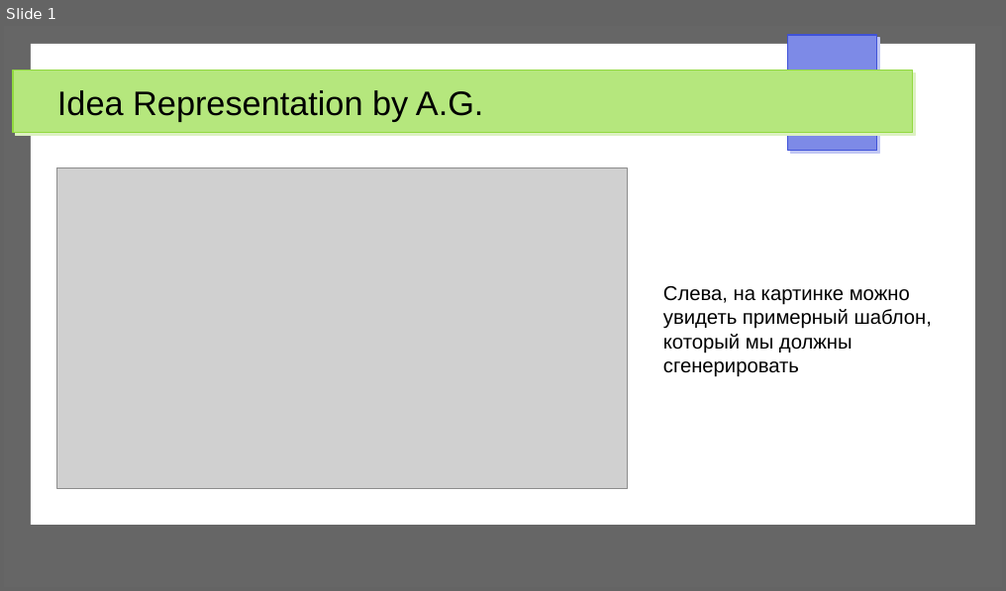
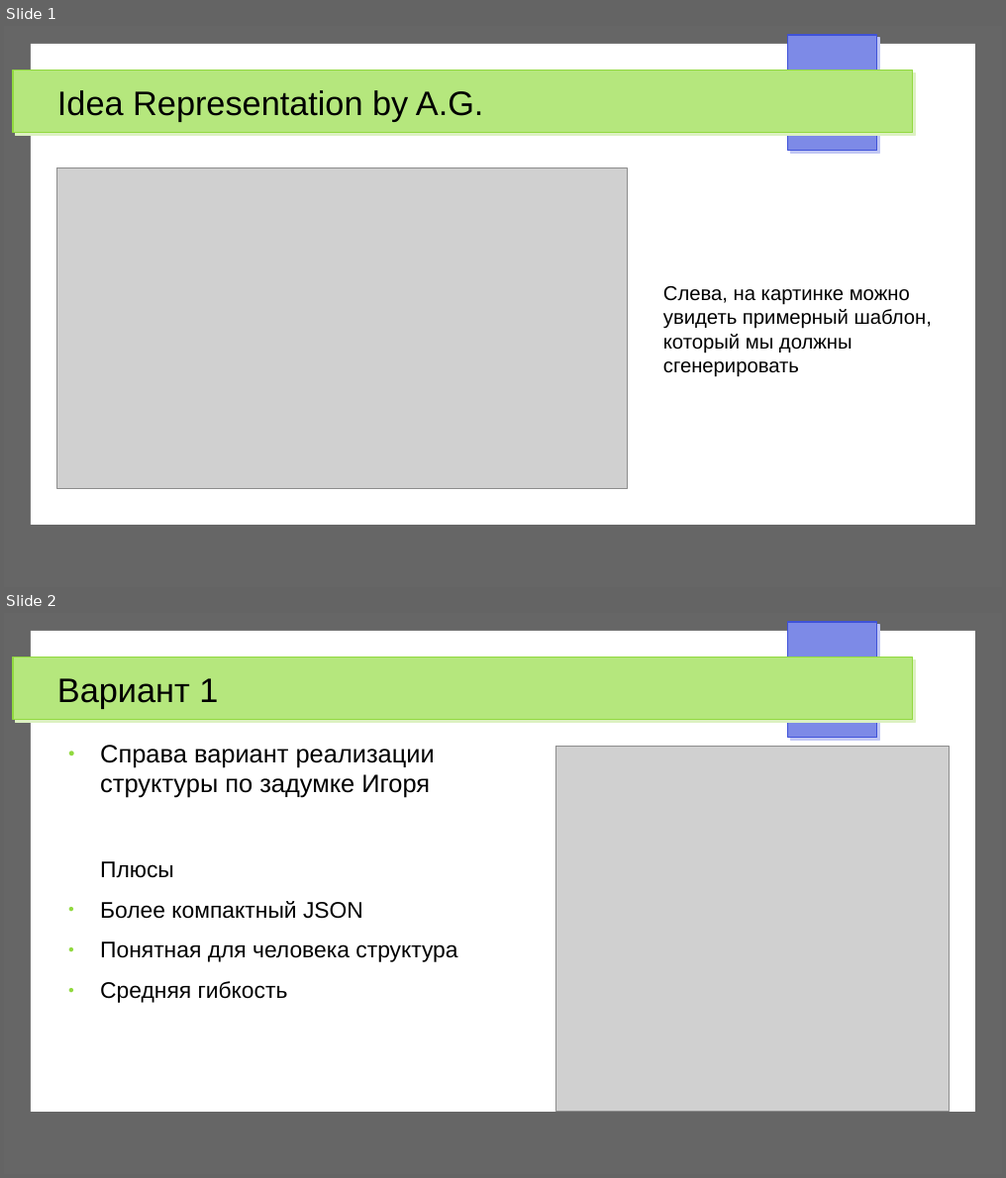
Before and after one commit to Prycom/work, a slide deck: idea present.odp. Shown one above the other, each under a label of ours: slide 1 before the commit, slides 1 and 2 after it. The pictures are 1006x591 and 1006x1178 pixels, drawn with LibreOffice and Linux fonts; fonts in the diff are those of the drawing; grey boxes stand for pictures. Boxes give left, top, right and bottom in pixels: in the first picture for what was removed or moved away, otherwise in the second. Text is boxed around its words. In the diff, an @@ line names an element or a change of style, - is before the commit and + after.

```diff
--- a/idea present.odp
+++ b/idea present.odp
@@ slide 2 added at <box>4,613,1002,1174</box>, background #FFFFFF; not listed: 4 template elements that a slide beside it also shows @@
@@ title added at <box>57,678,218,708</box>, 27 pt, text #000000 @@
+Вариант 1
@@ text added at <box>100,745,457,1003</box>, 18 pt, text #000000 @@
+● Справа вариант реализации структуры по задумке Игоря
+Плюсы
+● Более компактный JSON
+● Понятная для человека структура
+● Средняя гибкость
@@ picture added at <box>556,747,949,1113</box> @@
```
Also in this commit, not shown: 3 other slides added, 1 slide removed, 1 other file.
